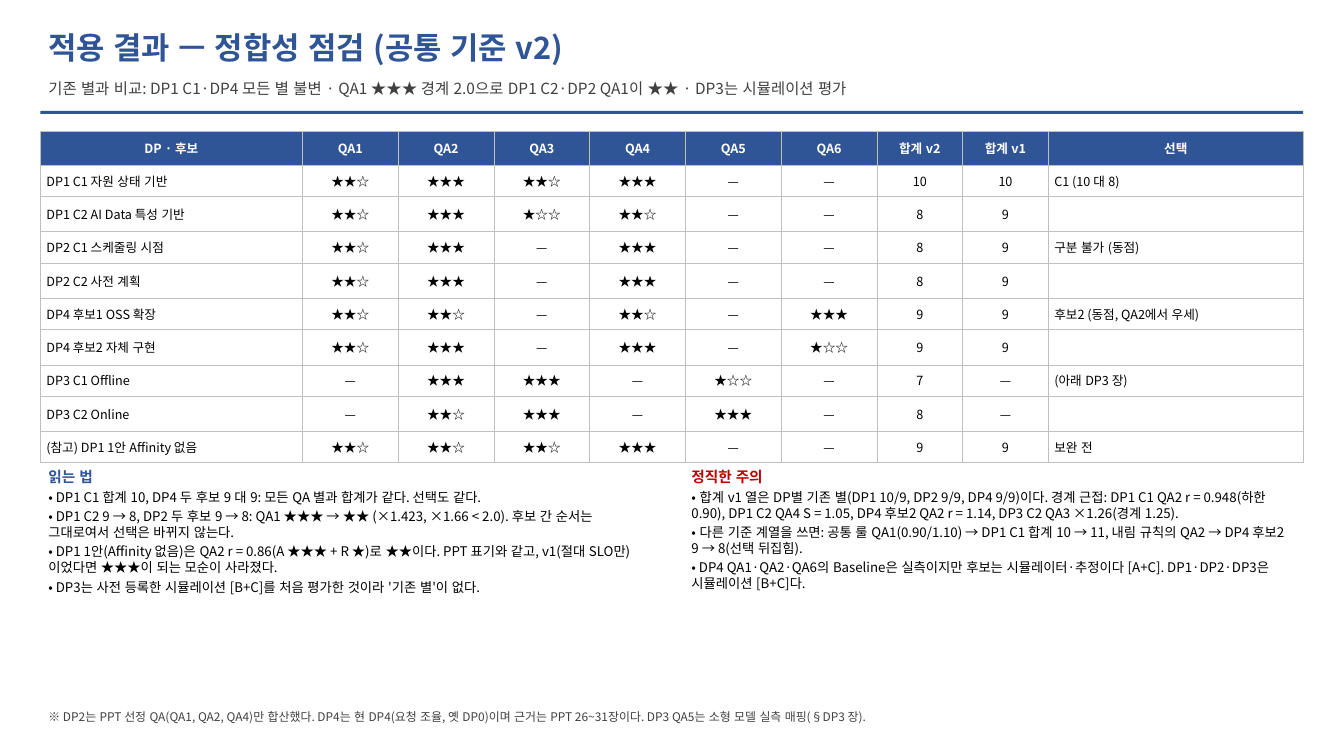
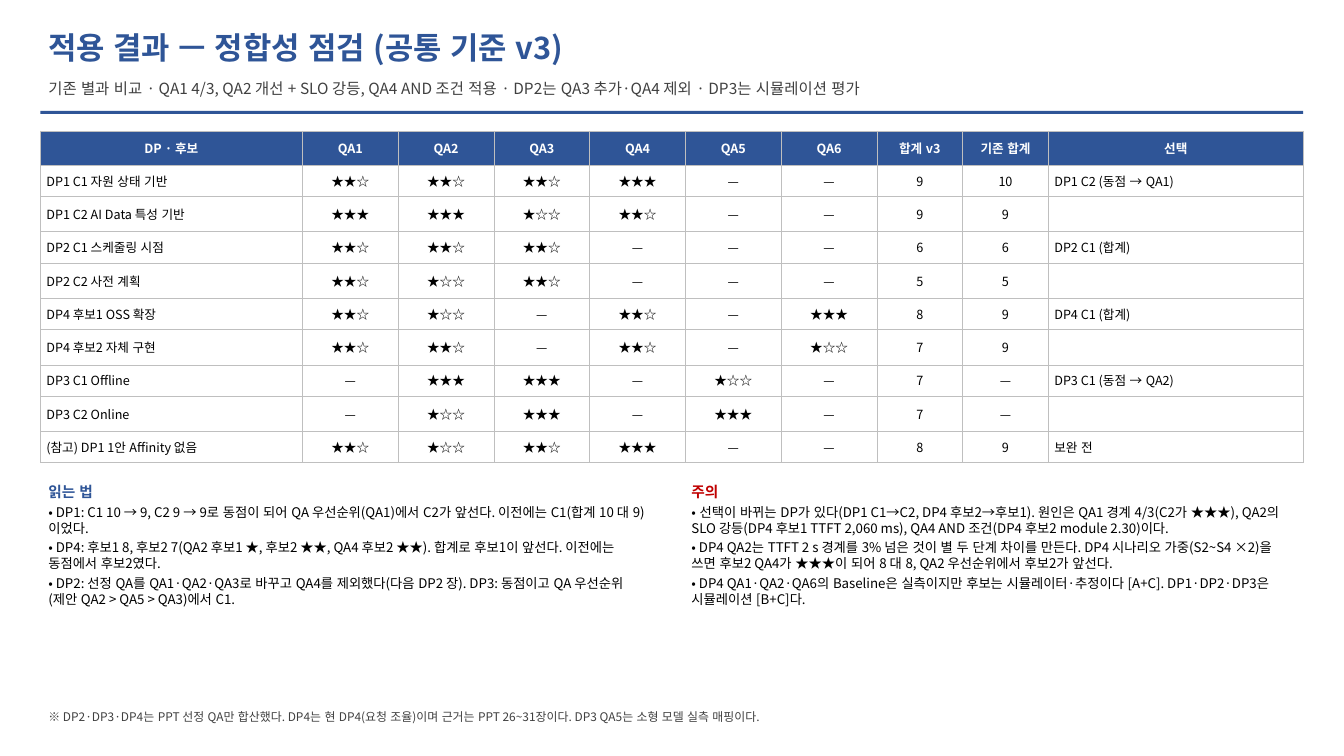
Before and after one commit to mkim0628/vllm, a slide deck: slide 19 of doc-mk/DP-overview-qa-unified.pptx. Drawn at 1344x756 pixels with LibreOffice and Linux fonts; fonts in the diff are those of the drawing. Boxes give left, top, right and bottom in pixels: in the first picture for what was removed or moved away, otherwise in the second. Text is boxed around its words. In the diff, an @@ line names an element or a change of style, - is before the commit and + after.

```diff
--- a/doc-mk/DP-overview-qa-unified.pptx
+++ b/doc-mk/DP-overview-qa-unified.pptx
@@ text at bbox=[48, 33, 562, 65]: text changed @@
-적용 결과 — 정합성 점검 (공통 기준 v2)
+적용 결과 — 정합성 점검 (공통 기준 v3)
@@ text at bbox=[48, 81, 859, 97]: text changed @@
-기존 별과 비교: DP1 C1·DP4 모든 별 불변 · QA1 ★★★ 경계 2.0으로 DP1 C2·DP2 QA1이 ★★ · DP3는 시뮬레이션 평가
+기존 별과 비교 · QA1 4/3, QA2 개선 + SLO 강등, QA4 AND 조건 적용 · DP2는 QA3 추가·QA4 제외 · DP3는 시뮬레이션 평가
@@ table at bbox=[40, 131, 1304, 459] @@
-row 1, column 8: 합계 v2
+row 1, column 8: 합계 v3
-row 1, column 9: 합계 v1
+row 1, column 9: 기존 합계
-row 2: DP1 C1 자원 상태 기반 | ★★☆ | ★★★ | ★★☆ | ★★★ | — | — | 10 | 10 | C1 (10 대 8)
+row 2: DP1 C1 자원 상태 기반 | ★★☆ | ★★☆ | ★★☆ | ★★★ | — | — | 9 | 10 | DP1 C2 (동점 → QA1)
-row 3, column 2: ★★☆
+row 3, column 2: ★★★
-row 3, column 8: 8
+row 3, column 8: 9
-row 4: DP2 C1 스케줄링 시점 | ★★☆ | ★★★ | — | ★★★ | — | — | 8 | 9 | 구분 불가 (동점)
+row 4: DP2 C1 스케줄링 시점 | ★★☆ | ★★☆ | ★★☆ | — | — | — | 6 | 6 | DP2 C1 (합계)
-row 5: DP2 C2 사전 계획 | ★★☆ | ★★★ | — | ★★★ | — | — | 8 | 9 | 
+row 5: DP2 C2 사전 계획 | ★★☆ | ★☆☆ | ★★☆ | — | — | — | 5 | 5 | 
-row 6: DP4 후보1 OSS 확장 | ★★☆ | ★★☆ | — | ★★☆ | — | ★★★ | 9 | 9 | 후보2 (동점, QA2에서 우세)
+row 6: DP4 후보1 OSS 확장 | ★★☆ | ★☆☆ | — | ★★☆ | — | ★★★ | 8 | 9 | DP4 C1 (합계)
-row 7: DP4 후보2 자체 구현 | ★★☆ | ★★★ | — | ★★★ | — | ★☆☆ | 9 | 9 | 
+row 7: DP4 후보2 자체 구현 | ★★☆ | ★★☆ | — | ★★☆ | — | ★☆☆ | 7 | 9 | 
-row 8, column 10: (아래 DP3 장)
+row 8, column 10: DP3 C1 (동점 → QA2)
-row 9, column 3: ★★☆
+row 9, column 3: ★☆☆
-row 9, column 8: 8
+row 9, column 8: 7
-row 10, column 3: ★★☆
+row 10, column 3: ★☆☆
-row 10, column 8: 9
+row 10, column 8: 8
@@ text "읽는 법": place and size @@
-text "읽는 법" at bbox=[48, 469, 630, 595]
+text "읽는 법" at bbox=[48, 484, 645, 607]
@@ text "주의": place and size @@
-text "주의" at bbox=[691, 469, 1284, 591]
+text "주의" at bbox=[691, 484, 1279, 607]
@@ text at bbox=[48, 506, 645, 607]: text changed @@
-• DP1 C1 합계 10, DP4 두 후보 9 대 9: 모든 QA 별과 합계가 같다. 선택도 같다.
-• DP1 C2 9 → 8, DP2 두 후보 9 → 8: QA1 ★★★ → ★★ (×1.423, ×1.66 < 2.0). 후보 간 순서는 그대로여서 선택은 바뀌지 않는다.
-• DP1 1안(Affinity 없음)은 QA2 r = 0.86(A ★★★ + R ★)로 ★★이다. PPT 표기와 같고, v1(절대 SLO만)이었다면 ★★★이 되는 모순이 사라졌다.
-• DP3는 사전 등록한 시뮬레이션 [B+C]를 처음 평가한 것이라 '기존 별'이 없다.
+• DP1: C1 10 → 9, C2 9 → 9로 동점이 되어 QA 우선순위(QA1)에서 C2가 앞선다. 이전에는 C1(합계 10 대 9)이었다.
+• DP4: 후보1 8, 후보2 7(QA2 후보1 ★, 후보2 ★★, QA4 후보2 ★★). 합계로 후보1이 앞선다. 이전에는 동점에서 후보2였다.
+• DP2: 선정 QA를 QA1·QA2·QA3로 바꾸고 QA4를 제외했다(다음 DP2 장). DP3: 동점이고 QA 우선순위(제안 QA2 > QA5 > QA3)에서 C1.
@@ text at bbox=[691, 484, 1279, 571]: text changed @@
-정직한 주의
-• 합계 v1 열은 DP별 기존 별(DP1 10/9, DP2 9/9, DP4 9/9)이다. 경계 근접: DP1 C1 QA2 r = 0.948(하한 0.90), DP1 C2 QA4 S = 1.05, DP4 후보2 QA2 r = 1.14, DP3 C2 QA3 ×1.26(경계 1.25).
-• 다른 기준 계열을 쓰면: 공통 룰 QA1(0.90/1.10) → DP1 C1 합계 10 → 11, 내림 규칙의 QA2 → DP4 후보2 9 → 8(선택 뒤집힘).
+주의
+• 선택이 바뀌는 DP가 있다(DP1 C1→C2, DP4 후보2→후보1). 원인은 QA1 경계 4/3(C2가 ★★★), QA2의 SLO 강등(DP4 후보1 TTFT 2,060 ms), QA4 AND 조건(DP4 후보2 module 2.30)이다.
+• DP4 QA2는 TTFT 2 s 경계를 3% 넘은 것이 별 두 단계 차이를 만든다. DP4 시나리오 가중(S2~S4 ×2)을 쓰면 후보2 QA4가 ★★★이 되어 8 대 8, QA2 우선순위에서 후보2가 앞선다.
@@ text at bbox=[63, 711, 759, 723]: text changed @@
-※ DP2는 PPT 선정 QA(QA1, QA2, QA4)만 합산했다. DP4는 현 DP4(요청 조율, 옛 DP0)이며 근거는 PPT 26~31장이다. DP3 QA5는 소형 모델 실측 매핑(§DP3 장).
+※ DP2·DP3·DP4는 PPT 선정 QA만 합산했다. DP4는 현 DP4(요청 조율)이며 근거는 PPT 26~31장이다. DP3 QA5는 소형 모델 실측 매핑이다.
```
Also in this commit, not shown: 27 other slides changed, 1 slide added, 14 other files.
